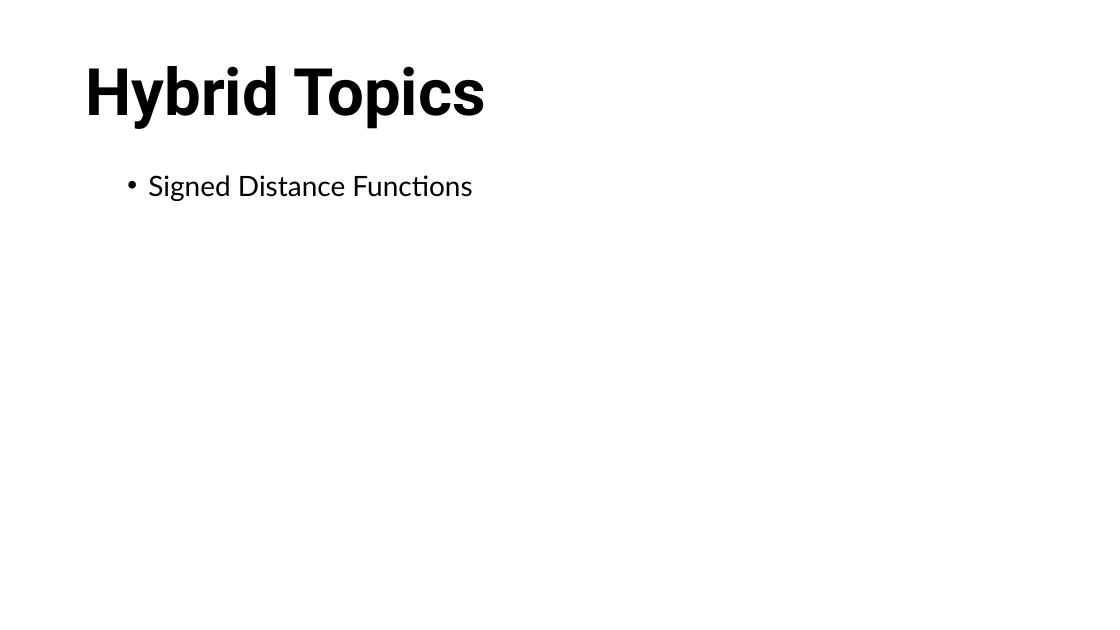
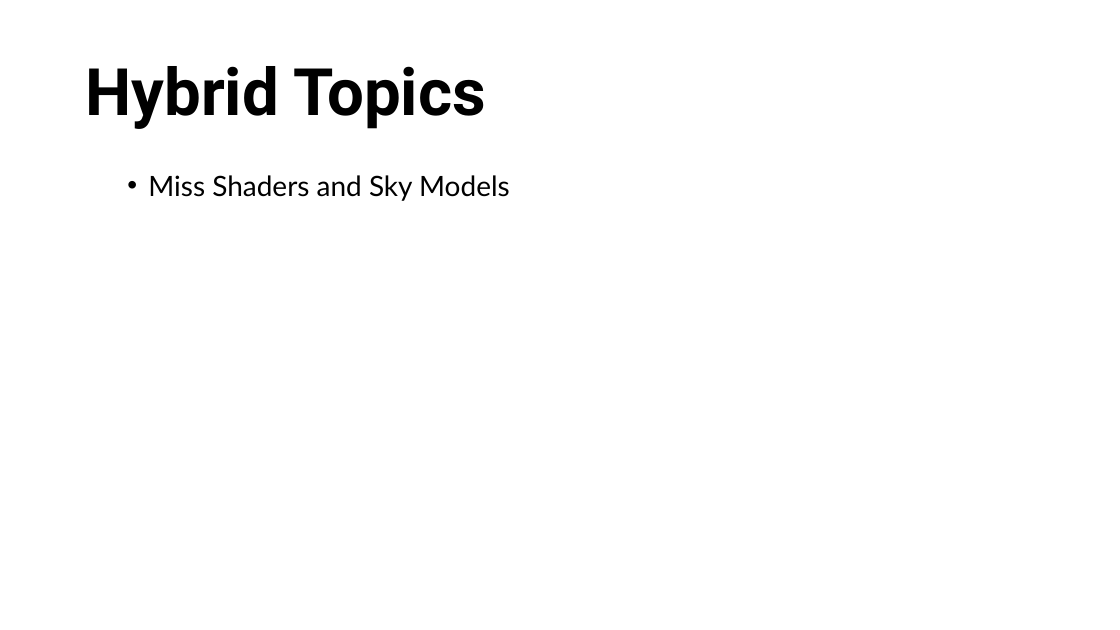
Before and after one commit to RahidZaman/cs481681-cgr, a slide deck: slide 6 of slides/pptx/week03.pptx. Drawn at 1120x630 pixels with LibreOffice and Linux fonts; fonts in the diff are those of the drawing; background and template pictures are left out. Boxes give left, top, right and bottom in pixels: in the first picture for what was removed or moved away, otherwise in the second. Text is boxed around its words. In the diff, an @@ line names an element or a change of style, - is before the commit and + after.

```diff
--- a/slides/pptx/week03.pptx
+++ b/slides/pptx/week03.pptx
@@ text at [148, 175, 510, 201]: text changed @@
-  • Signed Distance Functions
+  • Miss Shaders and Sky Models
```
Also in this commit, not shown: 40 other files.
